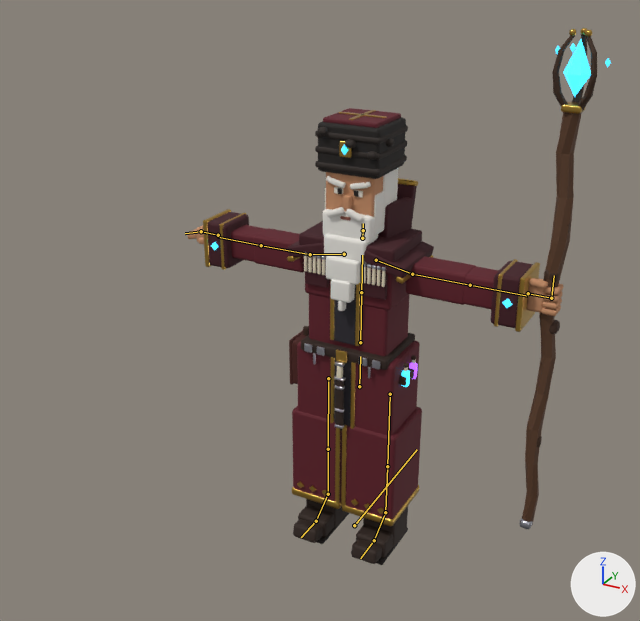
The glTF model assets/mage_rigged/mage_rigged.glb as it was, and as the next commit left it.
One viewpoint serves both versions: a 50 mm camera at (1.53, -3.12, 2.64) aimed at (0.05, -0.44, 1.3). Arrows for +X, +Y and +Z are at lower right; the lights stay in place. The first picture is the older version. The bones that bend it are drawn over the model as lines.

In view in the first picture: 'mage_v5'.
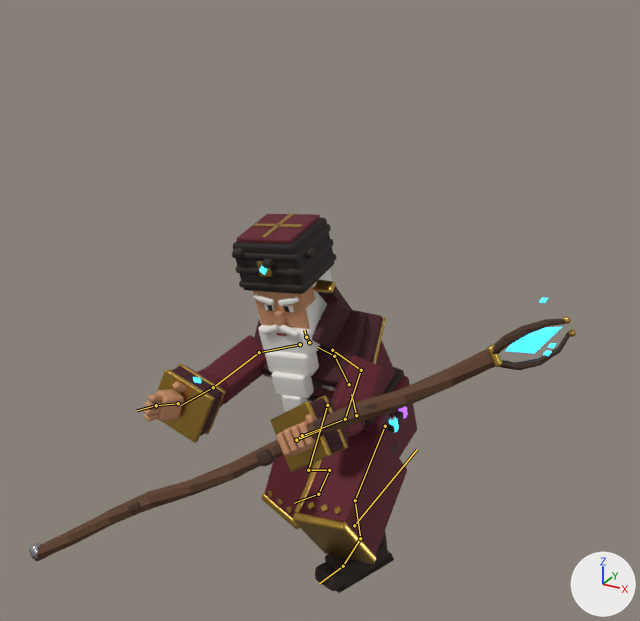
The newer file adds an action. The first version stands in its rest pose; the second is drawn at frame 25 of the action 'MG_Cast_Throw'.

Changed parts and their boxes [x1, y1, x2, y2] in the pictures (640 x 621 px):
'mage_v5', posed (29% wider, 29% shorter): before [187, 28, 611, 565]; after [29, 214, 576, 593]
bone 'pelvis', root to tip: before (359, 386) to (360, 356); after (356, 415) to (351, 394)
bone 'spine_01', root to tip: before (360, 342) to (361, 292); after (349, 384) to (334, 356)
bone 'spine_02', root to tip: before (361, 292) to (362, 255); after (334, 356) to (317, 347)
bone 'clavicle_l', root to tip: before (376, 260) to (412, 274); after (332, 350) to (361, 370)
bone 'upperarm_l', root to tip: before (412, 274) to (470, 285); after (361, 370) to (345, 419)
bone 'lowerarm_l', root to tip: before (470, 285) to (528, 296); after (345, 419) to (300, 436)
bone 'hand_l', root to tip: before (528, 293) to (551, 298); after (302, 435) to (296, 440)
bone 'clavicle_r', root to tip: before (344, 254) to (310, 254); after (300, 344) to (259, 352)
bone 'upperarm_r', root to tip: before (310, 254) to (261, 245); after (259, 352) to (213, 387)
bone 'lowerarm_r', root to tip: before (261, 245) to (218, 237); after (213, 387) to (180, 405)
bone 'hand_r', root to tip: before (218, 235) to (201, 231); after (178, 403) to (156, 405)
bone 'neck_01', root to tip: before (362, 238) to (363, 230); after (309, 342) to (306, 337)
bone 'head', root to tip: before (363, 230) to (363, 223); after (306, 337) to (304, 330)
bone 'thigh_l', root to tip: before (390, 394) to (387, 466); after (385, 426) to (355, 500)
bone 'calf_l', root to tip: before (387, 466) to (385, 512); after (355, 500) to (360, 538)
bone 'foot_l', root to tip: before (385, 512) to (374, 540); after (360, 538) to (343, 566)
bone 'ball_l', root to tip: before (374, 540) to (360, 558); after (343, 566) to (319, 583)
bone 'thigh_r', root to tip: before (328, 378) to (328, 449); after (327, 405) to (308, 470)
bone 'calf_r', root to tip: before (328, 449) to (328, 494); after (308, 470) to (329, 470)
bone 'foot_r', root to tip: before (328, 494) to (316, 521); after (329, 470) to (318, 494)
bone 'ball_r', root to tip: before (316, 521) to (301, 537); after (318, 494) to (294, 503)

The change in detail:
Bone 'pelvis' (bone_pelvis) moves from (0.0, 0.0, 0.0) to (-0.012, -0.153, 0.0).
Bone 'pelvis' (bone_pelvis) turns from (0, 0, 0) to (23, -5, -2) degrees about its own x, y and z.
Bone 'spine_01' (bone_spine_01) turns from (0, 0, 0) to (12, 2, 0) degrees about its own x, y and z.
Bone 'spine_02' (bone_spine_02) turns from (0, 0, 0) to (20, 6, 2) degrees about its own x, y and z.
Bone 'clavicle_l' (bone_clavicle_l) turns from (0, 0, 0) to (22, 4, 23) degrees about its own x, y and z.
Bone 'upperarm_l' (bone_upperarm_l) turns from (0, 0, 0) to (84, -50, -49) degrees about its own x, y and z.
Bone 'lowerarm_l' (bone_lowerarm_l) turns from (0, 0, 0) to (40, -22, -4) degrees about its own x, y and z.
Bone 'hand_l' (bone_hand_l) turns from (0, 0, 0) to (-6, 0, 35) degrees about its own x, y and z.
Bone 'clavicle_r' (bone_clavicle_r) turns from (0, 0, 0) to (25, 8, -31) degrees about its own x, y and z.
Bone 'upperarm_r' (bone_upperarm_r) turns from (0, 0, 0) to (109, 56, 101) degrees about its own x, y and z.
Bone 'lowerarm_r' (bone_lowerarm_r) turns from (0, 0, 0) to (35, 7, 11) degrees about its own x, y and z.
Bone 'hand_r' (bone_hand_r) turns from (0, 0, 0) to (-1, 6, -26) degrees about its own x, y and z.
Bone 'neck_01' (bone_neck_01) turns from (0, 0, 0) to (-30, 4, 8) degrees about its own x, y and z.
Bone 'head' (bone_head) turns from (0, 0, 0) to (-15, 2, -5) degrees about its own x, y and z.
Bone 'thigh_l' (bone_thigh_l) turns from (0, 0, 0) to (80, -5, 13) degrees about its own x, y and z.
Bone 'calf_l' (bone_calf_l) turns from (0, 0, 0) to (-71, -7, -22) degrees about its own x, y and z.
Bone 'foot_l' (bone_foot_l) turns from (0, 0, 0) to (0, 22, 0) degrees about its own x, y and z.
Bone 'ball_l' (bone_ball_l) turns from (0, 0, 0) to (7, -13, 16) degrees about its own x, y and z.
Bone 'thigh_r' (bone_thigh_r) turns from (0, 0, 0) to (29, 14, -4) degrees about its own x, y and z.
Bone 'calf_r' (bone_calf_r) turns from (0, 0, 0) to (-64, -4, -11) degrees about its own x, y and z.
Bone 'foot_r' (bone_foot_r) turns from (0, 0, 0) to (26, 12, 18) degrees about its own x, y and z.
Bone 'ball_r' (bone_ball_r) turns from (0, 0, 0) to (29, 4, -4) degrees about its own x, y and z.
